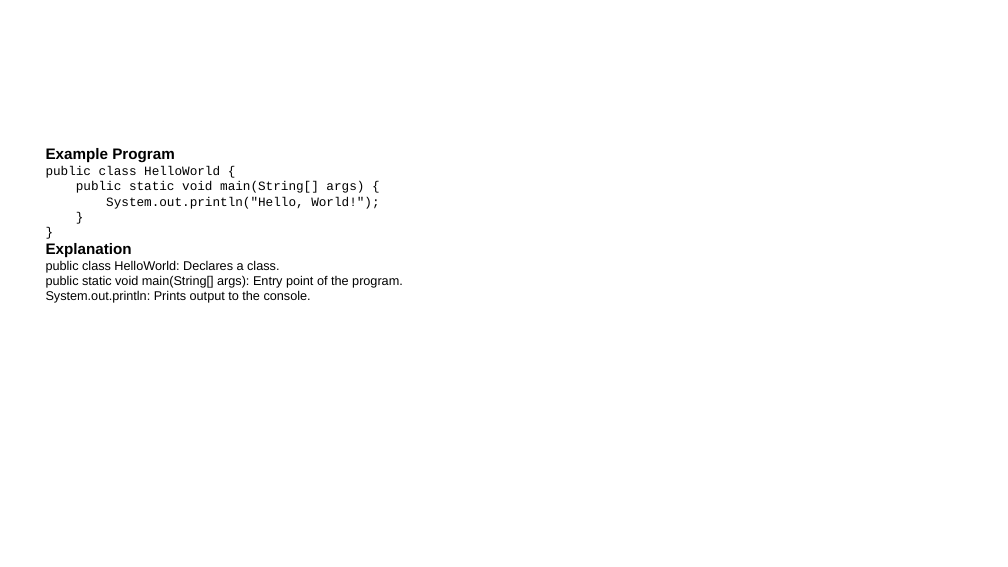
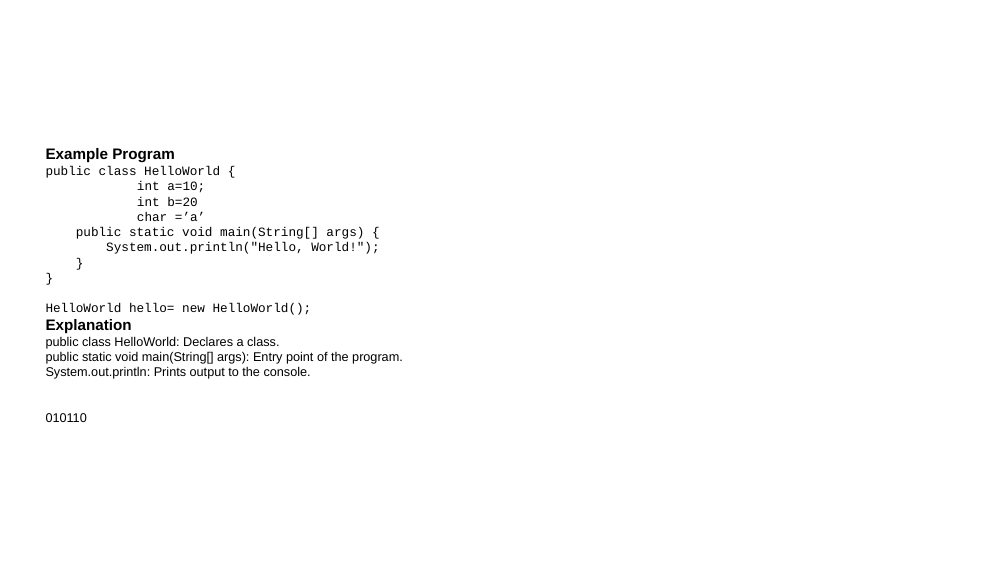
Before and after one commit to falcon-sky/microservice-aws-training, a slide deck: slide 5 of Day01/Java_Basic.odp. Drawn at 1008x567 pixels with LibreOffice and Linux fonts; fonts in the diff are those of the drawing; background and template pictures are left out. Boxes give left, top, right and bottom in pixels: in the first picture for what was removed or moved away, otherwise in the second. Text is boxed around its words. In the diff, an @@ line names an element or a change of style, - is before the commit and + after.

```diff
--- a/Day01/Java_Basic.odp
+++ b/Day01/Java_Basic.odp
@@ text at [137, 181, 205, 221]: paragraphs added @@
+int a=10;
+int b=20
+char =’a’
@@ text at [46, 303, 312, 315]: paragraph added @@
+HelloWorld hello= new HelloWorld();
@@ text at [46, 413, 87, 422]: paragraph added @@
+010110
```
Also in this commit, not shown: 1 other slide changed, 3 other files.
